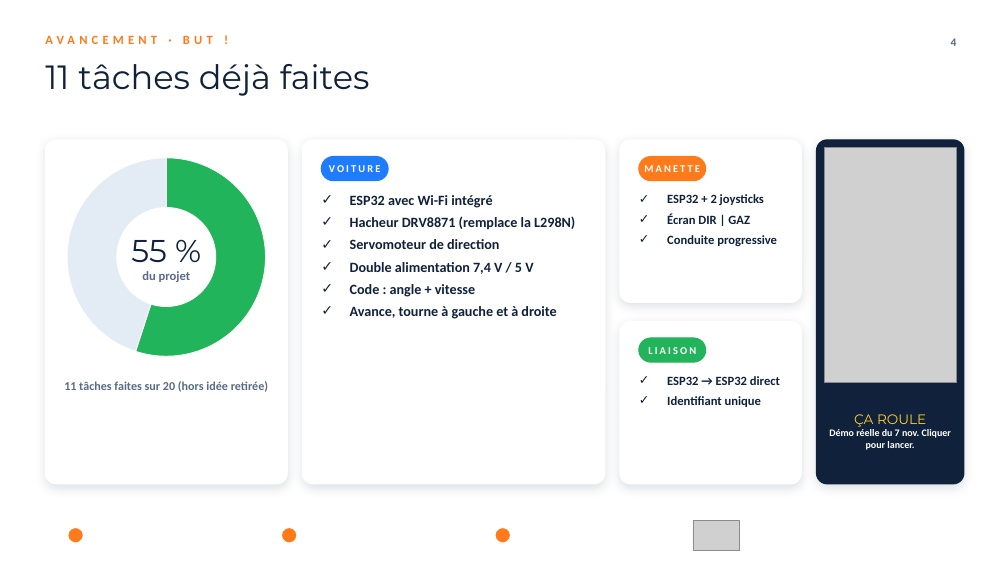
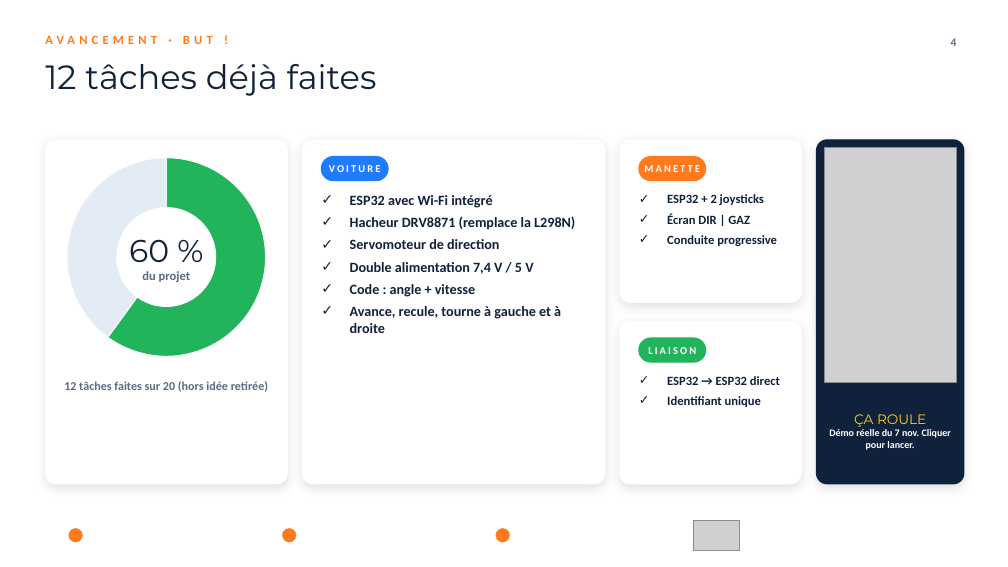
Before and after one commit to medouaishamdi/nitro, a slide deck: slide 4 of presentation/NITRO-presentation.pptx. Drawn at 1008x567 pixels with LibreOffice and Linux fonts; fonts in the diff are those of the drawing; grey boxes stand for pictures; background and template pictures are left out. Boxes give left, top, right and bottom in pixels: in the first picture for what was removed or moved away, otherwise in the second. Text is boxed around its words. In the diff, an @@ line names an element or a change of style, - is before the commit and + after.

```diff
--- a/presentation/NITRO-presentation.pptx
+++ b/presentation/NITRO-presentation.pptx
@@ title at (x1=45, y1=64, x2=377, y2=96): text changed @@
-11 tâches déjà faites
+12 tâches déjà faites
@@ doughnut chart at (x1=57, y1=147, x2=276, y2=367) @@
@@ Series 1, Fait: 55 to 60 @@
@@ Series 1, Reste: 45 to 40 @@
@@ text at (x1=129, y1=239, x2=169, y2=263): text changed @@
-55 %
+60 %
@@ text at (x1=350, y1=306, x2=561, y2=333): text changed @@
-✓ Avance, tourne à gauche et à droite
+✓ Avance, recule, tourne à gauche et à droite
```
Also in this commit, not shown: 1 other slide changed, 4 other files.
